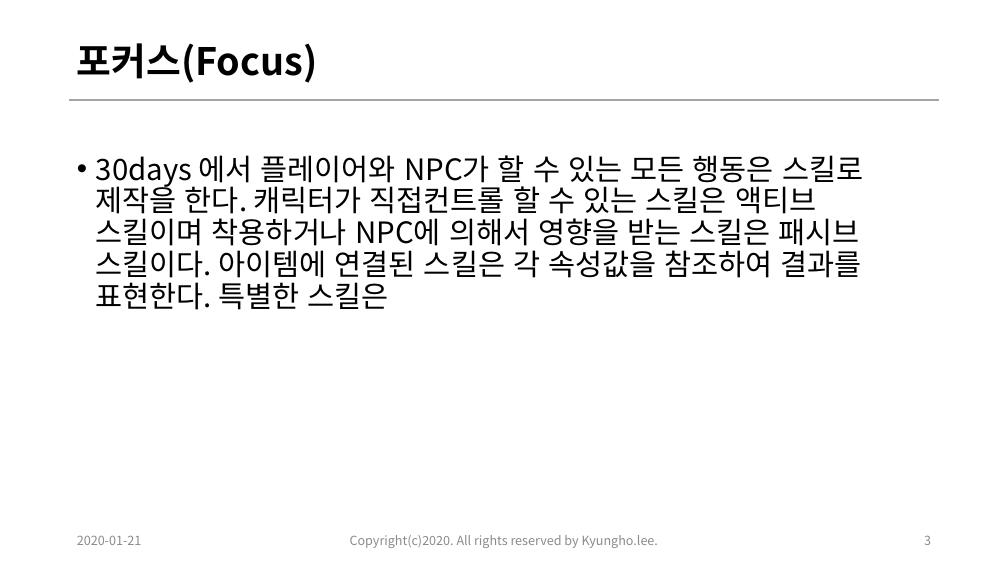
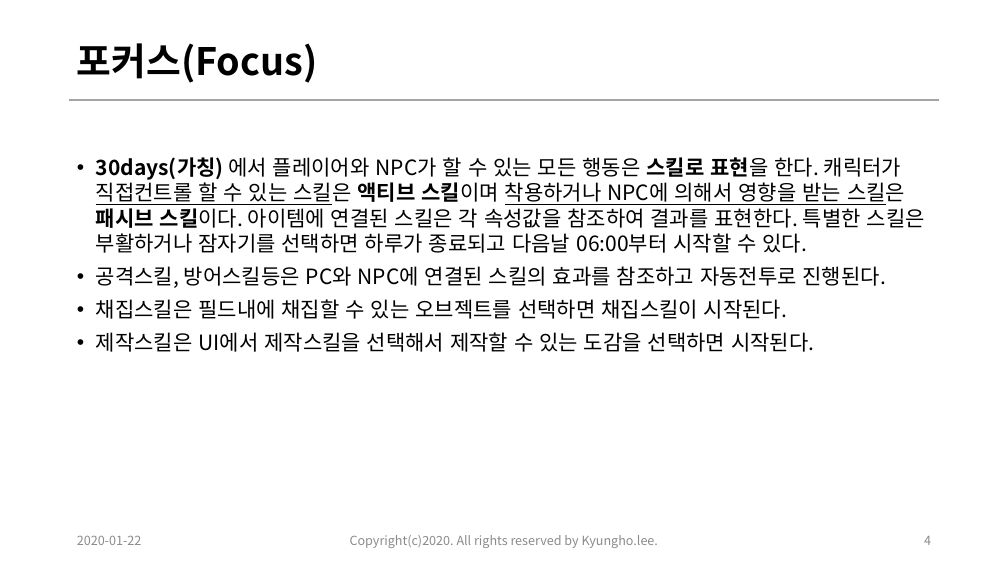
Before and after one commit to kyungho-lee/Multicampus_training, a slide deck: slide 4 of 02.시스템기획/04.skill/[실습_09]20200121_system_design_skill_review_이경호_ver0.1.pptx (slide 3 before the commit). Drawn at 1008x567 pixels with LibreOffice and Linux fonts; fonts in the diff are those of the drawing. Boxes give left, top, right and bottom in pixels: in the first picture for what was removed or moved away, otherwise in the second. Text is boxed around its words. In the diff, an @@ line names an element or a change of style, - is before the commit and + after.

Commit message:
20200122_스킬문서업데이트

```diff
--- a/02.시스템기획/04.skill/[실습_09]20200121_system_design_skill_review_이경호_ver0.1.pptx
+++ b/02.시스템기획/04.skill/[실습_09]20200121_system_design_skill_review_이경호_ver0.1.pptx
@@ text at box(96, 157, 925, 352): text changed; size 28 to 20 pt @@
-• 30days 에서 플레이어와 NPC가 할 수 있는 모든 행동은 스킬로 제작을 한다. 캐릭터가 직접컨트롤 할 수 있는 스킬은 액티브 스킬이며 착용하거나 NPC에 의해서 영향을 받는 스킬은 패시브 스킬이다. 아이템에 연결된 스킬은 각 속성값을 참조하여 결과를 표현한다. 특별한 스킬은
+• 30days(가칭) 에서 플레이어와 NPC가 할 수 있는 모든 행동은 스킬로 표현을 한다. 캐릭터가 직접컨트롤 할 수 있는 스킬은 액티브 스킬이며 착용하거나 NPC에 의해서 영향을 받는 스킬은 패시브 스킬이다. 아이템에 연결된 스킬은 각 속성값을 참조하여 결과를 표현한다. 특별한 스킬은 부활하거나 잠자기를 선택하면 하루가 종료되고 다음날 06:00부터 시작할 수 있다.
+• 공격스킬, 방어스킬등은 PC와 NPC에 연결된 스킬의 효과를 참조하고 자동전투로 진행된다.
+• 채집스킬은 필드내에 채집할 수 있는 오브젝트를 선택하면 채집스킬이 시작된다.
+• 제작스킬은 UI에서 제작스킬을 선택해서 제작할 수 있는 도감을 선택하면 시작된다.
@@ text at box(77, 536, 142, 545): text changed @@
-2020-01-21
+2020-01-22
@@ page number at box(924, 536, 931, 545): text changed @@
-3
+4
```
Also in this commit, not shown: 6 other slides changed, 2 slides added, 7 other files.
